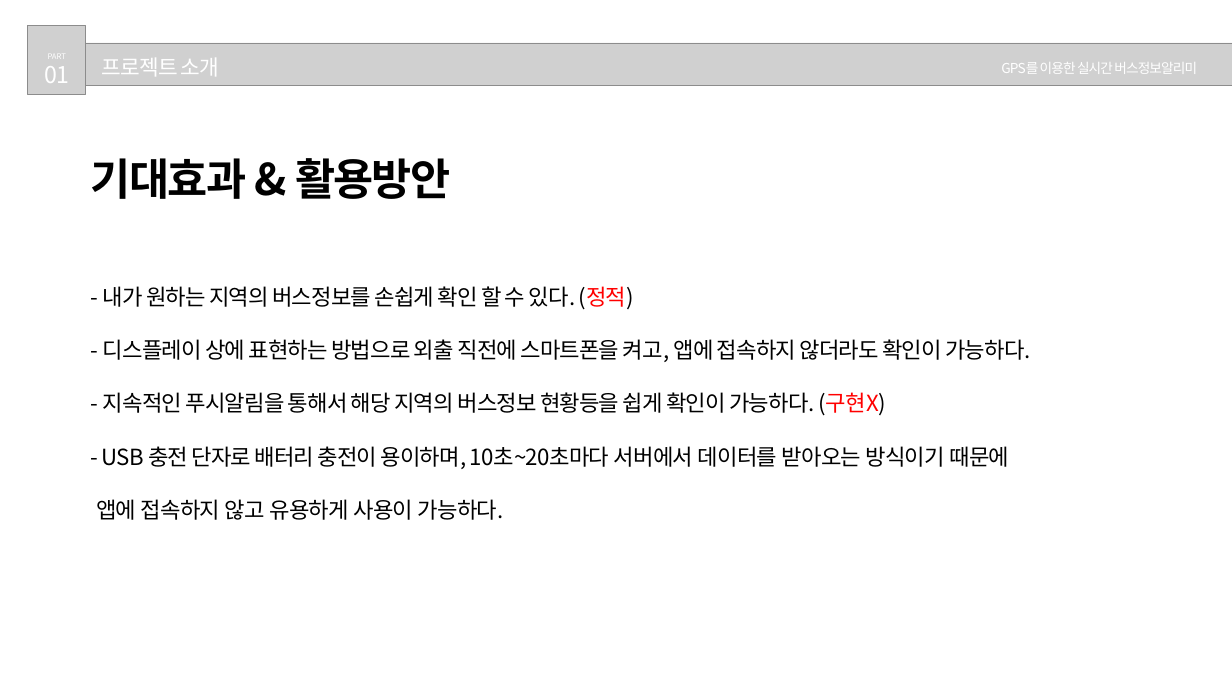
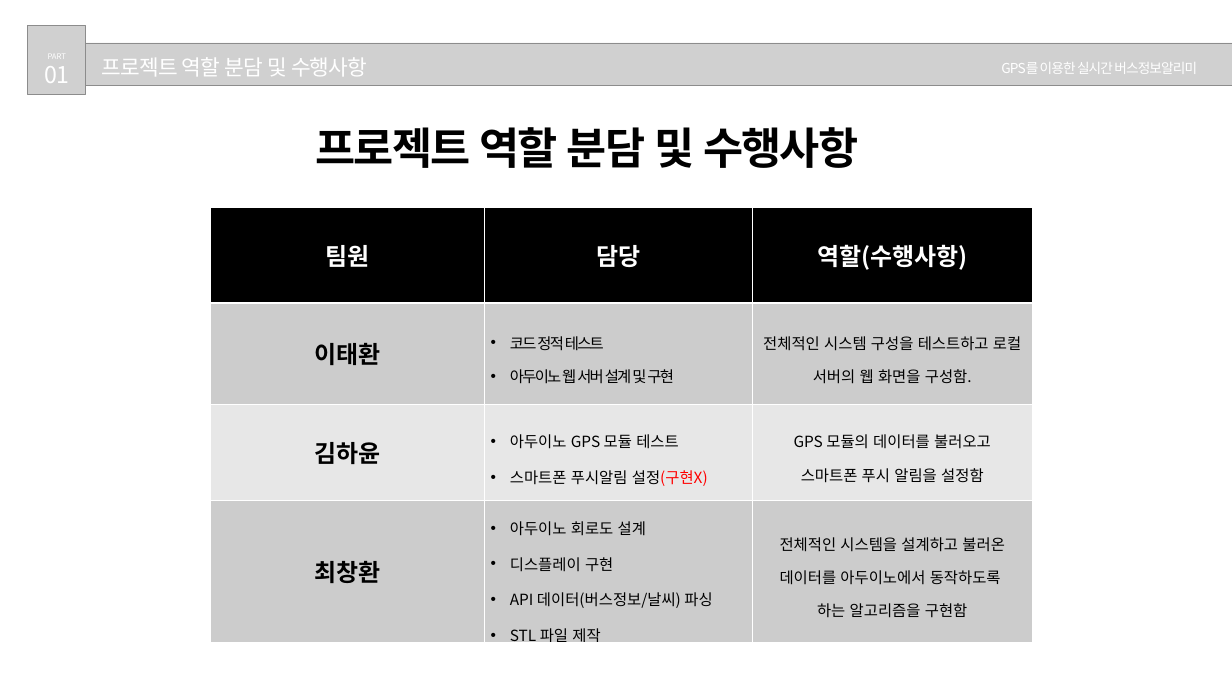
Before and after one commit to Hwan0808/Capstone_Project, a slide deck: slide 4 of 종합프로젝트설계_발표자료.pptx. Drawn at 1232x693 pixels with LibreOffice and Linux fonts; fonts in the diff are those of the drawing; grey boxes stand for pictures. Boxes give left, top, right and bottom in pixels: in the first picture for what was removed or moved away, otherwise in the second. Text is boxed around its words. In the diff, an @@ line names an element or a change of style, - is before the commit and + after.

```diff
--- a/종합프로젝트설계_발표자료.pptx
+++ b/종합프로젝트설계_발표자료.pptx
@@ text at (x1=102, y1=57, x2=367, y2=76): text changed @@
-프로젝트 소개
+프로젝트 역할 분담 및 수행사항
@@ text added at (x1=315, y1=127, x2=858, y2=168), 51 pt, text #000000, bold @@
+프로젝트 역할 분담 및 수행사항
@@ text removed at (x1=91, y1=158, x2=1031, y2=520) @@
-기대효과 & 활용방안
-- 내가 원하는 지역의 버스정보를 손쉽게 확인 할 수 있다. (정적)
-- 디스플레이 상에 표현하는 방법으로 외출 직전에 스마트폰을 켜고, 앱에 접속하지 않더라도 확인이 가능하다.
-- 지속적인 푸시알림을 통해서 해당 지역의 버스정보 현황등을 쉽게 확인이 가능하다. (구현X)
-- USB 충전 단자로 배터리 충전이 용이하며, 10초~20초마다 서버에서 데이터를 받아오는 방식이기 때문에
-앱에 접속하지 않고 유용하게 사용이 가능하다.
@@ table added at (x1=211, y1=207, x2=1032, y2=650), 4 rows, 3 columns @@
+팀원 | 담당 | 역할(수행사항)
+이태환 | 코드 정적 테스트 / 아두이노 웹 서버 설계 및 구현 | 전체적인 시스템 구성을 테스트하고 로컬 서버의 웹 화면을 구성함.
+김하윤 | 아두이노 GPS 모듈 테스트 / 스마트폰 푸시알림 설정(구현X) | GPS 모듈의 데이터를 불러오고 / 스마트폰 푸시 알림을 설정함
+최창환 | 아두이노 회로도 설계 / 디스플레이 구현 / API 데이터(버스정보/날씨) 파싱 / STL 파일 제작 | 전체적인 시스템을 설계하고 불러온 데이터를 아두이노에서 동작하도록 / 하는 알고리즘을 구현함
@@ text added at (x1=224, y1=287, x2=303, y2=304), 35 pt, text #000000, bold @@
+이태환
@@ text added at (x1=578, y1=287, x2=657, y2=304), 35 pt, text #000000, bold @@
+김하윤
@@ text added at (x1=931, y1=287, x2=1010, y2=304), 35 pt, text #000000, bold @@
+최창환
```
Also in this commit, not shown: 6 other slides changed, 3 slides removed.
